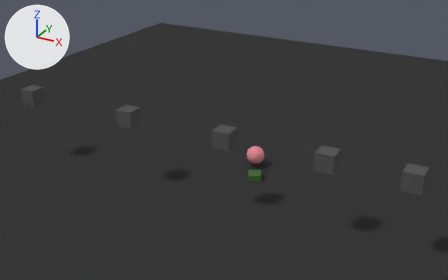
The Blender file regression_test_suite/scenes/MotionBlur.blend as it was, and as the next commit left it.
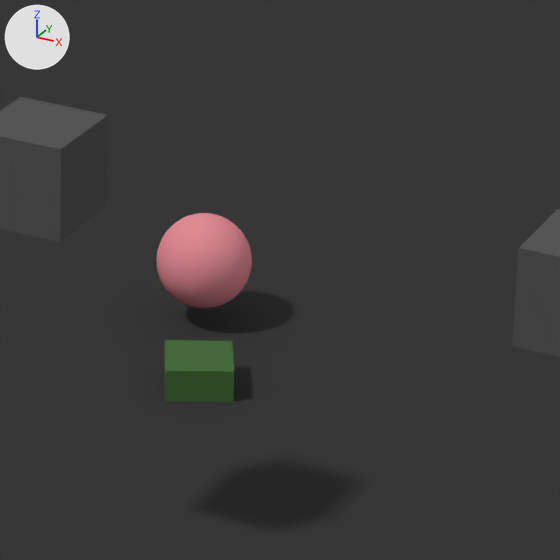
There are two pictures of each version: one whole from a 50 mm lens placed at (13.9, -31.22, 15.71), pointed at (-0.95, -4.21, 2.21), one close up on the part from 48% to 72% of the width and 38% to 75% of the height. The lights are fixed; the arrows at upper left show +X, +Y and +Z.
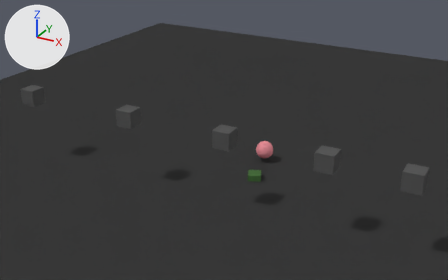
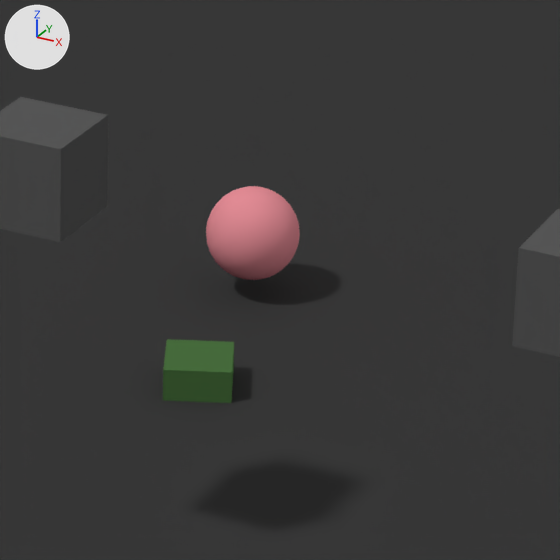
Edits to the bpy script that builds the scene:
```text
Change ob_cube_005:
    ob_cube_005.rotation_euler: (0.0, 0.0, 0.479) -> (0.0, 0.0, 1.988)  # degrees (0, 0, 27) -> degrees (0, 0, 114)
Change ob_sphere:
    ob_sphere.location: (-0.02, -2.19, 0.7) -> (0.14, -1.29, 0.7)
```

Location of each change, (x1, y1, x2, y2) in pixels of the close-ups (560 x 560 px):
'Sphere', moved
    before: (156, 213, 252, 309)
    after: (206, 186, 300, 280)
'Cube.005', turned
    before: (164, 340, 234, 402)
    after: (163, 339, 234, 403)
